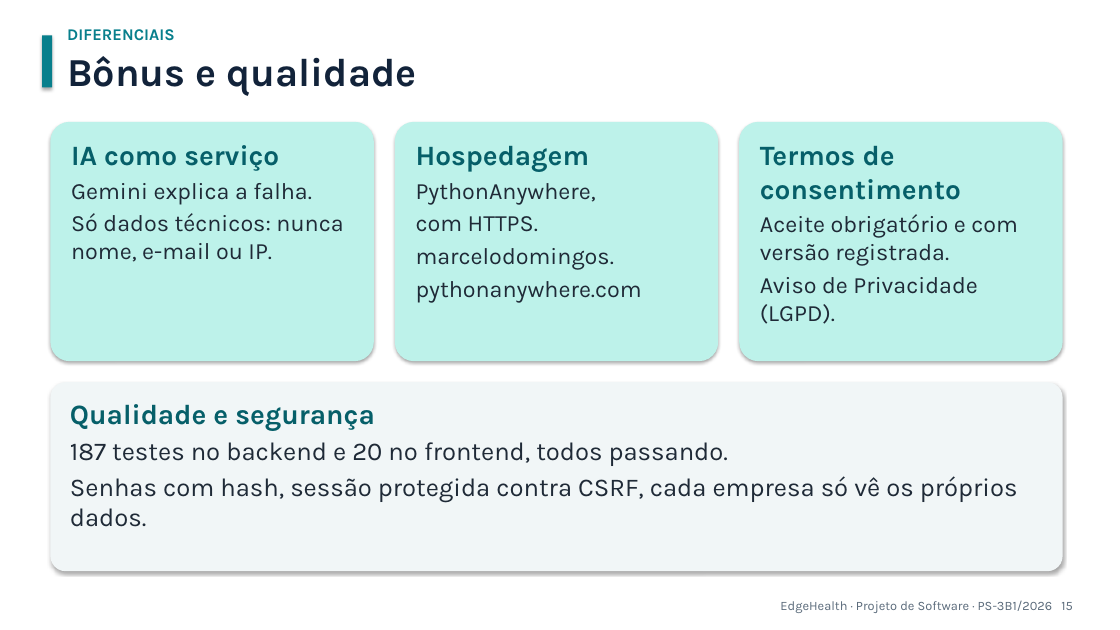
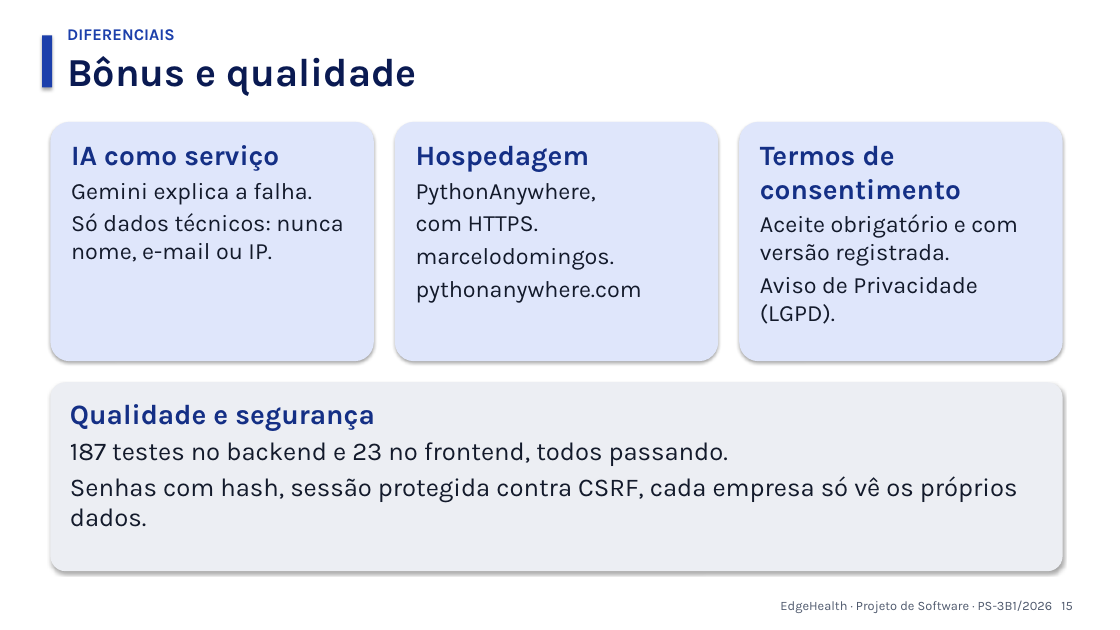
Before and after one commit to MarceloRodriguesDoNascimento/EdgeHealth, a slide deck: slide 15 of apresentacao/EdgeHealth_Apresentacao_Final.pptx. Drawn at 1120x630 pixels with LibreOffice and Linux fonts; fonts in the diff are those of the drawing. Boxes give left, top, right and bottom in pixels: in the first picture for what was removed or moved away, otherwise in the second. Text is boxed around its words. In the diff, an @@ line names an element or a change of style, - is before the commit and + after.

```diff
--- a/apresentacao/EdgeHealth_Apresentacao_Final.pptx
+++ b/apresentacao/EdgeHealth_Apresentacao_Final.pptx
@@ text "DIFERENCIAIS" at [67,29,175,41]: text colour #087F8C to #1C3FAB @@
@@ rectangle at [42,35,52,87]: fill #087F8C to #1C3FAB @@
@@ text "Bônus e qualidade" at [67,56,417,96]: text colour #12233A to #0A1A52 @@
@@ rounded rectangle "IA como serviço" at [50,122,374,361]: text colour #065F69 to #142F85 in "IA como serviço"; text colour #1F2A37 to #131A2B in "Gemini explica a falha.", "Só dados técnicos: nunca nome, e-mail ou ..."; fill #BDF2EA to #DFE6FB @@
@@ rounded rectangle "Hospedagem" at [395,122,718,361]: text colour #065F69 to #142F85 in "Hospedagem"; text colour #1F2A37 to #131A2B in "PythonAnywhere,", "com HTTPS.", "marcelodomingos.", "pythonanywhere.com"; fill #BDF2EA to #DFE6FB @@
@@ rounded rectangle "Termos de consentimento" at [739,122,1063,361]: text colour #065F69 to #142F85 in "Termos de consentimento"; text colour #1F2A37 to #131A2B in "Aceite obrigatório e com versão registrada.", "Aviso de Privacidade (LGPD)."; fill #BDF2EA to #DFE6FB @@
@@ rounded rectangle "Qualidade e segurança" at [50,382,1063,571]: fill #F1F6F7 to #ECEEF3 @@
@@ text in rounded rectangle at [70,404,1018,527]: text colour #065F69 to #142F85 in "Qualidade e segurança"; text colour #1F2A37 to #131A2B in "Senhas com hash, sessão protegida contra CSRF, ..." @@
@@ text in rounded rectangle at [70,442,728,466]: text changed; text colour #1F2A37 to #131A2B @@
-187 testes no backend e 20 no frontend, todos passando.
+187 testes no backend e 23 no frontend, todos passando.
@@ text "EdgeHealth · Projeto de Software ..." at [780,600,1072,613]: text colour #5B6B7B to #505A6E @@
```
Also in this commit, not shown: 15 other slides changed, 41 other files.
